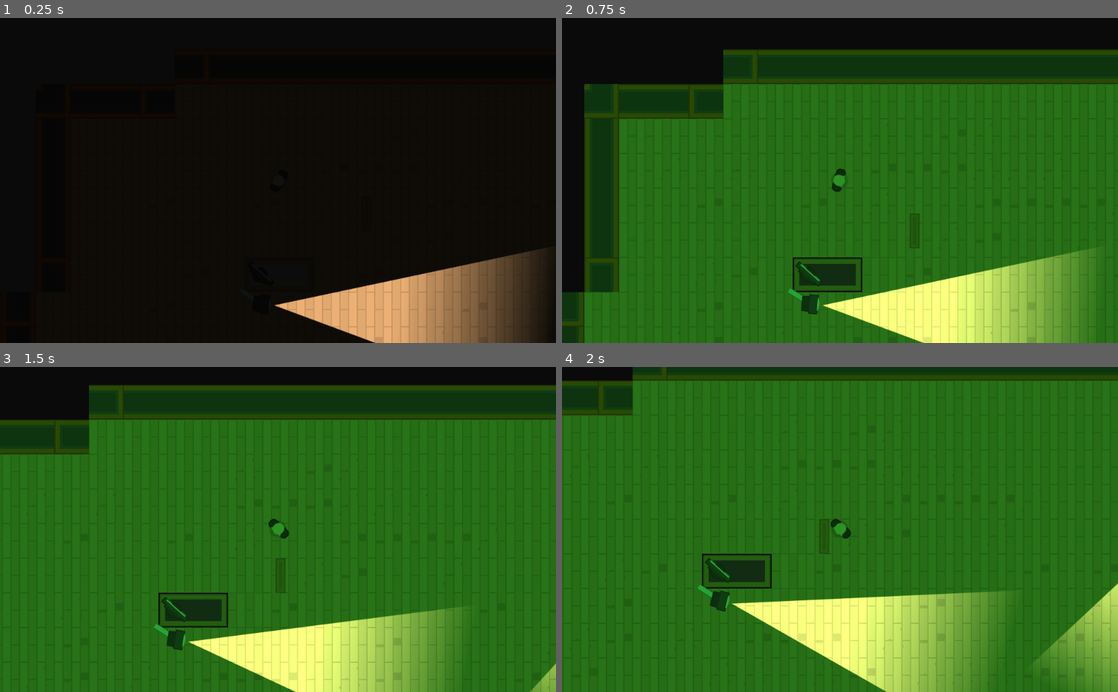
Above: before the commit, frames 1-4 (two rows, left to right).
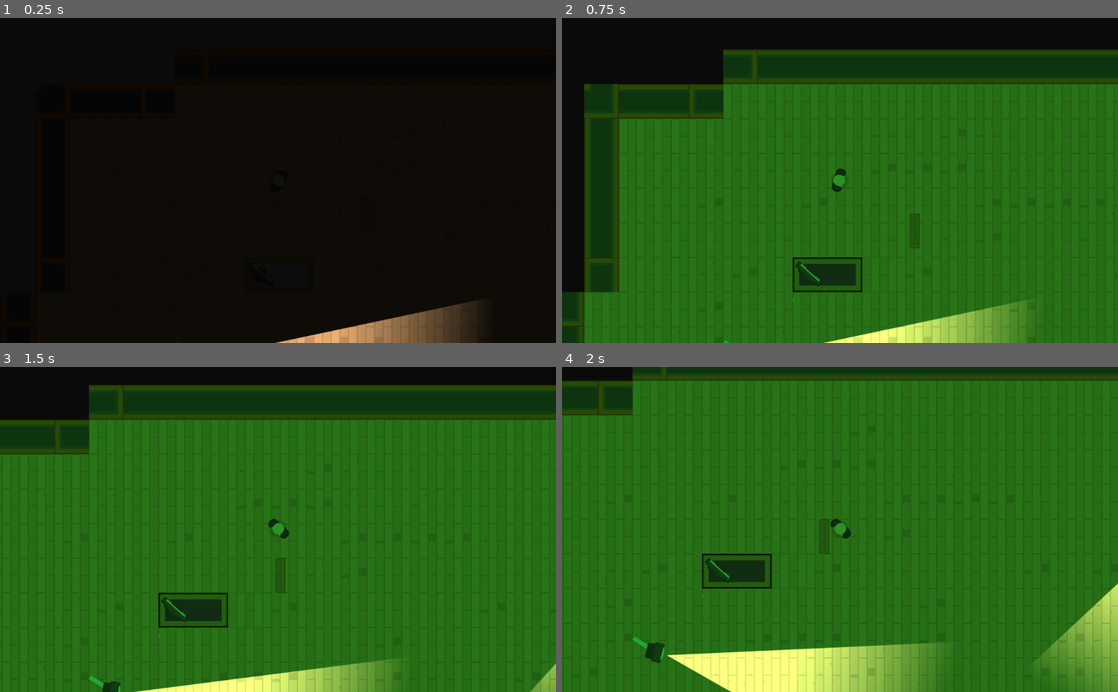
Above: after the commit, the same moments.

Repository: NightZpy/HeistMeistersGodotEngineGame
Game: Godot game, scene res://Levels/Level_1.tscn
Same seed, same stepped clock (60 frames per second), same inputs: the game is played once before the commit and once after it.
Inputs (mouse positions are in pixels of both pictures, inside the frame that each line leads up to):
- Up to frame 1 (0.25 s): no input
- Up to frame 2 (0.75 s): tap Enter at 0.5 s; move the mouse to (928, 206) at 0.52 s; hold D (move_right) from 0.53 s (still down); tap F (switch_vision_mode) at 0.6 s; click (928, 206) at 0.67 s
- Up to frame 3 (1.5 s): move the mouse to (200, 614) at 1.27 s; release D (move_right) at 1.28 s; hold S (move_down) from 1.28 s (still down); tap F (switch_vision_mode) at 1.35 s; click (200, 614) at 1.42 s
- Up to frame 4 (2 s): keep holding S (move_down)

The runs differ from the first frame. In frame 1, 8.9% of the frame differs, in the area x 49-98%, y 71-100%; in frame 2, 9.1%; in frame 3, 9.4%; in frame 4, 14%, in the area x 12-80%, y 67-100%.
Error in both runs: Invalid get index '0' (on base: 'PoolVector2Array'). (res://Guard.gd:23)

Commit message:
added computers with lock combination and pair locked doors with computers with a label

Diff:
--- a/Computer/Computer.gd
+++ b/Computer/Computer.gd
@@ -1,6 +1,28 @@
 extends Node2D
 
 var can_click = false
+var combination
+export var combination_length = 4
+export var lock_group = "unset"
+
+
+signal combination
+
+
+func _ready():
+	generate_combination()
+	emit_signal("combination", combination, lock_group)
+	$Label.rect_rotation = -rotation_degrees
+	$Label.text = lock_group
+
+
+func generate_combination():
+	combination = CombinationGenerator.generate_with_fixed_length(combination_length)
+	set_popup_text()
+
+
+func set_popup_text():
+	$CanvasLayer/ComputerPopup.set_text(combination)
 
 func _on_Area2D_body_entered(body):
 	can_click = true
@@ -8,9 +30,12 @@
 
 func _on_Area2D_body_shape_exited(body_id, body, body_shape, area_shape):
 	can_click = false
+	$Light2D.enabled = false
 	$CanvasLayer/ComputerPopup.hide()
 
 
 func _on_Area2D_input_event(viewport, event, shape_idx):
 	if Input.is_mouse_button_pressed(BUTTON_LEFT) and can_click:
 		$CanvasLayer/ComputerPopup.popup_centered()
+
+		$Light2D.enabled = true
--- a/Computer/Computer.tscn
+++ b/Computer/Computer.tscn
@@ -1,8 +1,11 @@
-[gd_scene load_steps=5 format=2]
+[gd_scene load_steps=8 format=2]
 
 [ext_resource path="res://Computer/Computer.gd" type="Script" id=1]
 [ext_resource path="res://GFX/PNG/Tiles/tile_537.png" type="Texture" id=2]
 [ext_resource path="res://Computer/ComputerPopup.tscn" type="PackedScene" id=3]
+[ext_resource path="res://Computer/ComputerPopup.gd" type="Script" id=4]
+[ext_resource path="res://GFX/PNG/Tiles/tile_519.png" type="Texture" id=5]
+[ext_resource path="res://Interface/NumpadTheme.tres" type="Theme" id=6]
 
 [sub_resource type="RectangleShape2D" id=1]
 extents = Vector2( 37.4524, 29.7863 )
@@ -24,6 +27,23 @@
 [node name="CanvasLayer" type="CanvasLayer" parent="."]
 
 [node name="ComputerPopup" parent="CanvasLayer" instance=ExtResource( 3 )]
+script = ExtResource( 4 )
+
+[node name="Light2D" type="Light2D" parent="."]
+position = Vector2( 26.3554, -2.46735e-007 )
+rotation = 1.5708
+scale = Vector2( 1, 0.823605 )
+enabled = false
+texture = ExtResource( 5 )
+
+[node name="Label" type="Label" parent="."]
+margin_left = -49.8504
+margin_top = 5.79136
+margin_right = 30.1496
+margin_bottom = 32.7914
+rect_scale = Vector2( 0.401903, 0.434514 )
+theme = ExtResource( 6 )
+text = "test"
 [connection signal="body_entered" from="Area2D" to="." method="_on_Area2D_body_entered"]
 [connection signal="body_shape_exited" from="Area2D" to="." method="_on_Area2D_body_shape_exited"]
 [connection signal="input_event" from="Area2D" to="." method="_on_Area2D_input_event"]
--- /dev/null
+++ b/Computer/ComputerPopup.gd
@@ -0,0 +1,8 @@
+extends Popup
+
+func set_text(combination):
+	$NinePatchRect/CenterContainer/NinePatchRect/Label.text = (
+		"Will you stop forgetting your access code? I've set it to "
+		+ PoolStringArray(combination).join("") +
+		", but this is the very last time!"
+	)
--- a/Computer/ComputerPopup.tscn
+++ b/Computer/ComputerPopup.tscn
@@ -48,6 +48,7 @@
 custom_colors/font_color = Color( 0, 0, 0, 1 )
 text = "Test
 "
+autowrap = true
 
 [node name="TextureRect" type="TextureRect" parent="."]
 anchor_left = 1.0
--- a/Doors/LockedDoor.gd
+++ b/Doors/LockedDoor.gd
@@ -1,7 +1,8 @@
 extends "res://Doors/Door.gd"
 
 func _ready():
-	generate_combination()
+	#generate_combination()
+	$Label.rect_rotation = -rotation_degrees
 
 func _on_Door_input_event(viewport, event, shape_idx):
 	if Input.is_mouse_button_pressed(BUTTON_LEFT) and can_click:
@@ -17,9 +18,14 @@
 	open()
 	$CanvasLayer/Numpad.hide()
 
-func generate_combination():
-	var length = 4
-	var combination = CombinationGenerator.generate_with_fixed_length(length)
-	#var combination = CombinationGenerator.generate()
+#func generate_combination():
+#	var length = 4
+#	var combination = CombinationGenerator.generate_with_fixed_length(length)
+#	#var combination = CombinationGenerator.generate()
+#	$CanvasLayer/Numpad.combination = combination
+#	print( str(combination) )
+
+
+func _on_Computer_combination(combination, lock_group):
 	$CanvasLayer/Numpad.combination = combination
-	print( str(combination) )
+	$Label.text = lock_group
--- a/Doors/LockedDoor.tscn
+++ b/Doors/LockedDoor.tscn
@@ -1,9 +1,10 @@
-[gd_scene load_steps=5 format=2]
+[gd_scene load_steps=6 format=2]
 
 [ext_resource path="res://Doors/Door.tscn" type="PackedScene" id=1]
 [ext_resource path="res://Doors/LockedDoor.gd" type="Script" id=2]
 [ext_resource path="res://GFX/PNG/Tiles/tile_463.png" type="Texture" id=3]
 [ext_resource path="res://Interface/Numpad.tscn" type="PackedScene" id=4]
+[ext_resource path="res://Interface/NumpadTheme.tres" type="Theme" id=5]
 
 [node name="LockedDoor" instance=ExtResource( 1 )]
 script = ExtResource( 2 )
@@ -14,4 +15,12 @@
 [node name="CanvasLayer" type="CanvasLayer" parent="." index="4"]
 
 [node name="Numpad" parent="CanvasLayer" index="0" instance=ExtResource( 4 )]
+
+[node name="Label" type="Label" parent="." index="5"]
+margin_left = -111.221
+margin_top = 0.397217
+margin_right = -31.2205
+margin_bottom = 27.3972
+theme = ExtResource( 5 )
+text = "test"
 [connection signal="right_combination" from="CanvasLayer/Numpad" to="." method="_on_Numpad_right_combination"]
--- a/Levels/Level_1.tscn
+++ b/Levels/Level_1.tscn
@@ -7,7 +7,7 @@
 [ext_resource path="res://Doors/LockedDoor.tscn" type="PackedScene" id=5]
 [ext_resource path="res://Computer/Computer.tscn" type="PackedScene" id=6]
 
-[node name="Level1" index="0" instance=ExtResource( 1 )]
+[node name="Level1" instance=ExtResource( 1 )]
 
 [node name="TileMap" parent="Navigation2D" index="0"]
 tile_data = PoolIntArray( -393224, 1610612737, 65542, -393223, 1610612737, 2, -393222, 1610612737, 2, -393221, 16106127 …(19288 unchanged characters)…
@@ -41,15 +41,12 @@
 [node name="Furniture" parent="Navigation2D" index="2"]
 tile_data = PoolIntArray( -131059, -1073741820, 0, 786445, 0, 0, 786446, 1, 0, 786447, 1, 0, 851979, -1610612736, 0, 851982, 1610612740, 0, 917515, -1073741823, 0, 917516, -1073741820, 0, 983051, -1073741823, 0 )
 
-[node name="Cameras" parent="." index="4"]
-editor/display_folded = true
-
 [node name="Camera" parent="Cameras" index="0" instance=ExtResource( 2 )]
 position = Vector2( 617.001, -236.77 )
 rotation = 2.43773
 
 [node name="Camera2" parent="Cameras" index="1" instance=ExtResource( 2 )]
-position = Vector2( -359.533, 16.0312 )
+position = Vector2( -479.266, 111.329 )
 rotation = 0.568148
 
 [node name="Camera3" parent="Cameras" index="2" instance=ExtResource( 2 )]
@@ -95,14 +92,13 @@
 rotation = -3.13952
 scale = Vector2( 3.04036, 1 )
 
-[node name="LockedDoors" parent="." index="7"]
-editor/display_folded = true
-
 [node name="LockedDoor" parent="LockedDoors" index="0" instance=ExtResource( 5 )]
-position = Vector2( 636.845, 155.79 )
+position = Vector2( 638.474, 158.234 )
 rotation = 1.5708
 scale = Vector2( 1.32, 1 )
 
 [node name="Computer" parent="Computers" index="0" instance=ExtResource( 6 )]
 position = Vector2( -355.517, -32.1867 )
 rotation = -0.840323
+lock_group = "1"
+[connection signal="combination" from="Computers/Computer" to="LockedDoors/LockedDoor" method="_on_Computer_combination"]
